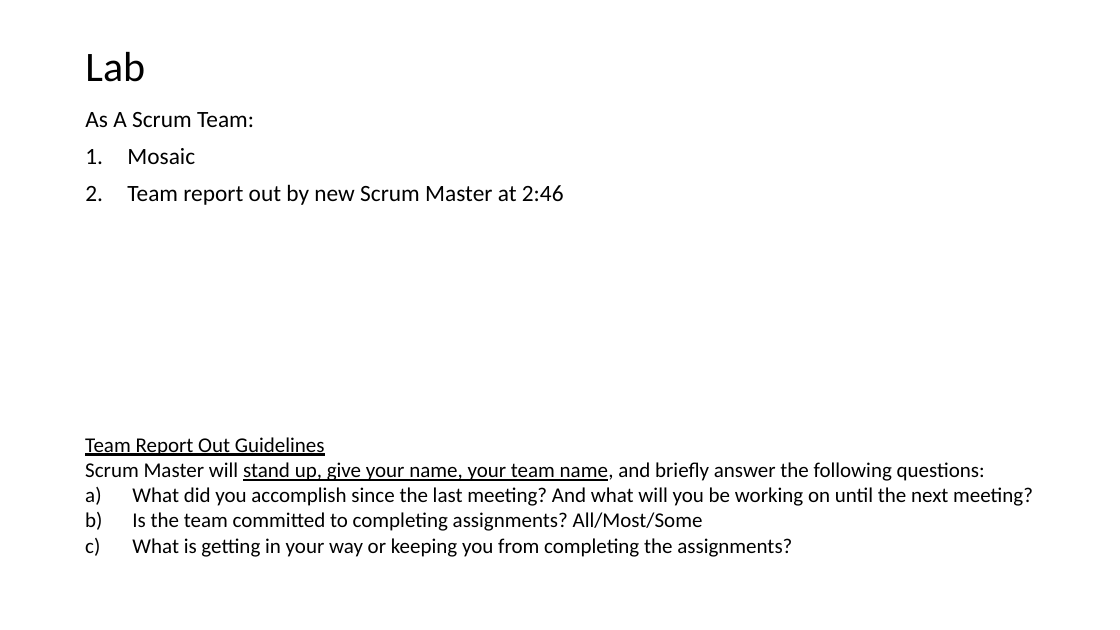
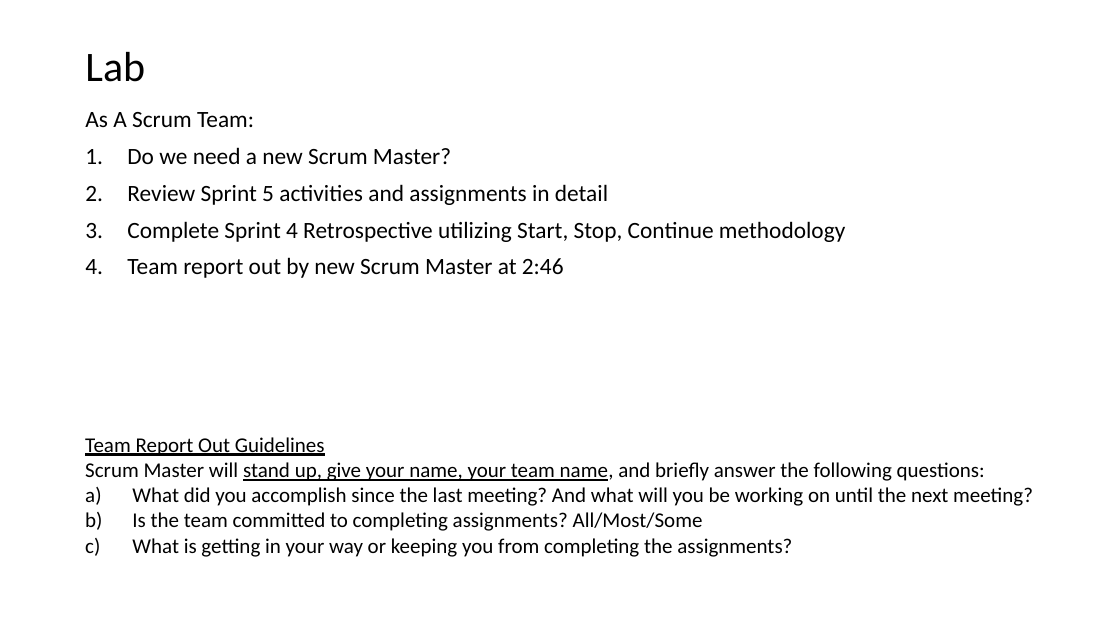
Before and after one commit to EricJPogue/CPSC-24500, a slide deck: slide 12 of lecture-slides/2019-10-21-oop.pptx (slide 5 before the commit). Drawn at 1120x630 pixels with LibreOffice and Linux fonts; fonts in the diff are those of the drawing. Boxes give left, top, right and bottom in pixels: in the first picture for what was removed or moved away, otherwise in the second. Text is boxed around its words. In the diff, an @@ line names an element or a change of style, - is before the commit and + after.

```diff
--- a/lecture-slides/2019-10-21-oop.pptx
+++ b/lecture-slides/2019-10-21-oop.pptx
@@ text at <box>127,147,845,242</box>: text changed @@
-1. Mosaic
+1. Do we need a new Scrum Master?
+2. Review Sprint 5 activities and assignments in detail
+3. Complete Sprint 4 Retrospective utilizing Start, Stop, Continue methodology
```
Also in this commit, not shown: 2 other slides changed, 7 slides added.
